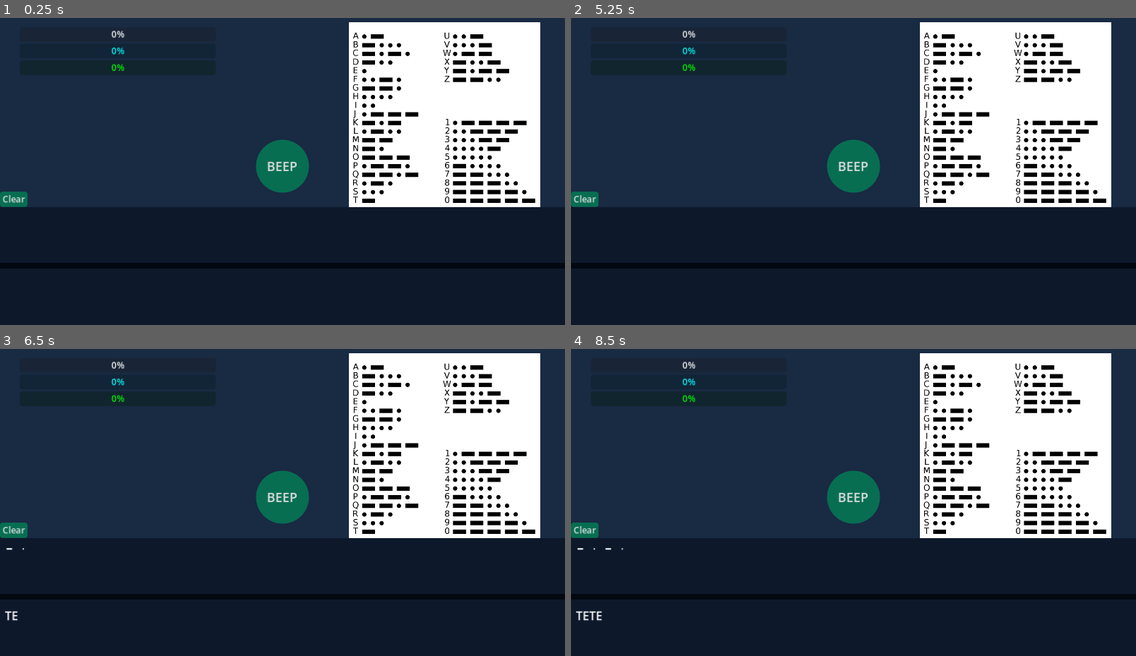
Above: before the commit, frames 1-4 (two rows, left to right).
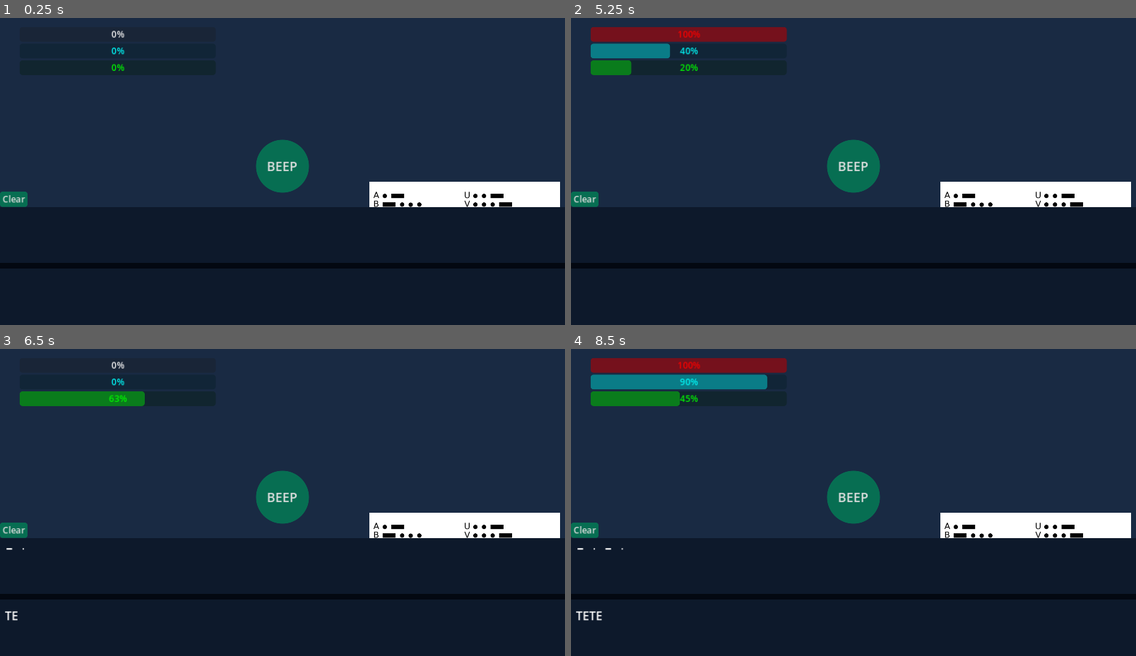
Above: after the commit, the same moments.

Repository: popcar2/MorseCodeSimulator
Game: Godot game, scene res://Scenes/main.tscn
The game is run twice, just before and just after one commit, with the same random seed, the same clock (stepped at 60 frames per second) and the same inputs.
Inputs (mouse positions are in pixels of both pictures, inside the frame that each line leads up to):
- Up to frame 1 (0.25 s): no input
- Up to frame 2 (5.25 s): click "BEEP" at 0.5 s; click "Clear" at 1.25 s; click "BEEP" at 2 s; click "Clear" at 2.75 s; click "BEEP" at 3.5 s; click "Clear" at 4.25 s; tap Enter at 5 s; move the mouse to (977, 150) at 5.02 s; hold Space (press_morse) from 5.03 s (still down); click (977, 150) at 5.17 s
- Up to frame 3 (6.5 s): move the mouse to (169, 511) at 5.77 s; release Space (press_morse) at 5.78 s; tap Space (press_morse) at 5.85 s; click (169, 511) at 5.92 s
- Up to frame 4 (8.5 s): move the mouse to (910, 428) at 6.52 s; hold Space (press_morse) 6.53-7.28 s; click (910, 428) at 6.67 s; move the mouse to (825, 560) at 7.27 s; tap Space (press_morse) at 7.35 s; click (825, 560) at 7.42 s; move the mouse to (1023, 545) at 8.02 s; hold Space (press_morse) from 8.03 s (still down); click (1023, 545) at 8.17 s

The runs differ from the first frame. In frame 1, 19% of the frame differs, in the area x 61-100%, y 1-62%; in frame 2, 22%; in frame 3, 20%; in frame 4, 23%, in the area x 3-100%, y 1-62%.

Commit message:
Add morse cheat sheet reveal/hide

Diff:
--- a/Scenes/main.tscn
+++ b/Scenes/main.tscn
@@ -7,6 +7,7 @@
 [ext_resource type="FontFile" uid="uid://bxy4r5jqiib5t" path="res://Fonts/morse.ttf" id="3_vom0s"]
 [ext_resource type="Texture2D" uid="uid://d2uc3s8tggxmr" path="res://Art/Morse Sheet.png" id="4_ds2fy"]
 [ext_resource type="Theme" uid="uid://cf75duugimbj7" path="res://Themes/CircularButton.tres" id="5_lqst7"]
+[ext_resource type="Script" path="res://Scripts/reveal_on_click.gd" id="6_jn1kn"]
 [ext_resource type="Script" path="res://Scripts/progress_bars.gd" id="8_ig5e7"]
 
 [sub_resource type="StyleBoxFlat" id="StyleBoxFlat_7co60"]
@@ -39,11 +40,6 @@
 [node name="Morse Audio" type="AudioStreamPlayer" parent="Morse Controller"]
 stream = ExtResource("2_k2b0h")
 
-[node name="Sprite2D" type="Sprite2D" parent="."]
-position = Vector2(906, 306)
-scale = Vector2(0.651502, 0.651502)
-texture = ExtResource("4_ds2fy")
-
 [node name="Morse Button" parent="." instance=ExtResource("2_cmave")]
 unique_name_in_owner = true
 layout_mode = 1
@@ -62,6 +58,19 @@
 theme = ExtResource("5_lqst7")
 text = "BEEP"
 icon = null
+
+[node name="Panel" type="Panel" parent="."]
+layout_mode = 0
+offset_left = 753.0
+offset_top = 355.0
+offset_right = 1352.0
+offset_bottom = 1203.0
+scale = Vector2(0.65, 0.65)
+script = ExtResource("6_jn1kn")
+
+[node name="Sprite2D" type="Sprite2D" parent="Panel"]
+position = Vector2(299, 424)
+texture = ExtResource("4_ds2fy")
 
 [node name="PanelContainer" type="PanelContainer" parent="."]
 layout_mode = 1
--- a/Scripts/morse_controller.gd
+++ b/Scripts/morse_controller.gd
@@ -22,9 +22,9 @@
 
 func _input(event):
 	if event.is_action_pressed("press_morse"):
-		_on_morse_button_down()
+		morse_button.emit_signal("button_down")
 	elif event.is_action_released("press_morse"):
-		_on_morse_button_up()
+		morse_button.emit_signal("button_up")
 
 func _on_morse_button_down():
 	if is_held:
--- /dev/null
+++ b/Scripts/reveal_on_click.gd
@@ -0,0 +1,20 @@
+extends Panel
+
+var revealed: bool = true
+
+func _gui_input(event):
+	if event is InputEventMouseButton and event.is_pressed() and event.button_index == 1:
+		toggle_reveal()
+
+func toggle_reveal():
+	var tween: Tween = create_tween()
+	tween.set_ease(Tween.EASE_OUT)
+	tween.set_trans(Tween.TRANS_QUART)
+	tween.set_parallel(true)
+	if revealed:
+		tween.tween_property(self, "position:y", 355, 1)
+		tween.tween_property(self, "rotation_degrees", 15, 1)
+	else:
+		tween.tween_property(self, "position:y", 15, 1)
+		tween.tween_property(self, "rotation_degrees", 0, 1)
+	revealed = !revealed
Not shown: 1 places in Scenes/main.tscn that only renumber resources
